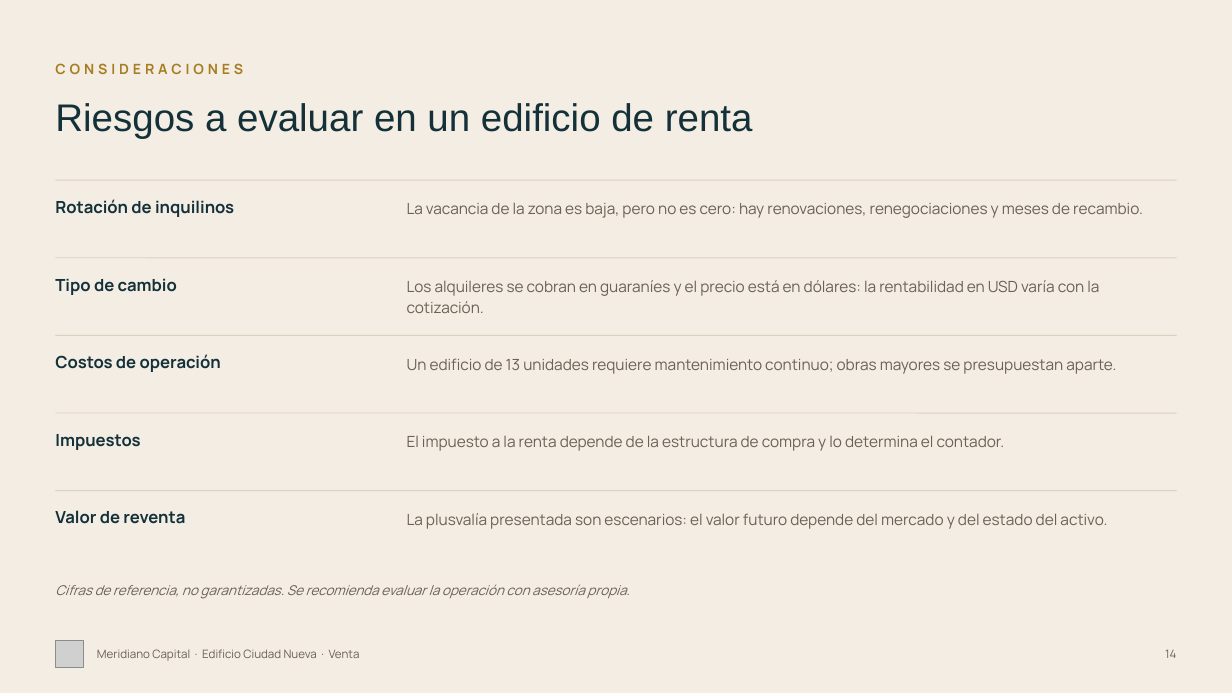
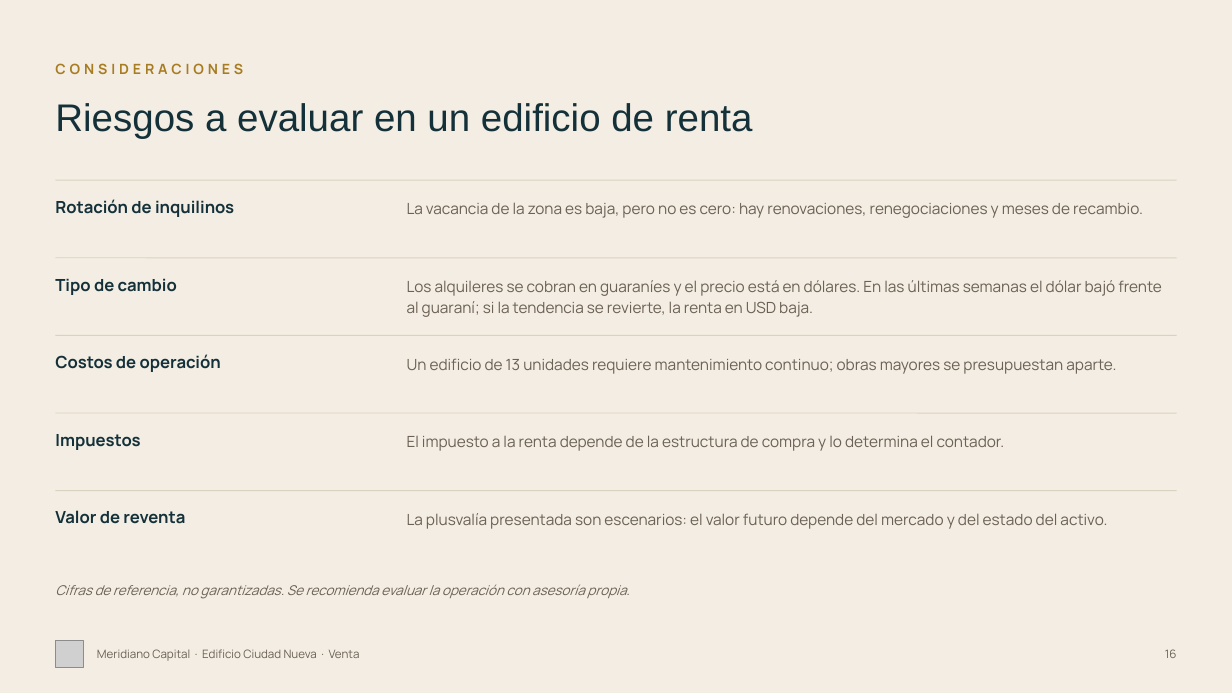
Before and after one commit to juanjosecastillo608/Meridiano-Capital, a slide deck: slide 16 of projects/edificio-ciudad-nueva/entregables/Edificio_Ciudad_Nueva_Meridiano_FINAL.pptx (slide 14 before the commit). Drawn at 1232x693 pixels with LibreOffice and Linux fonts; fonts in the diff are those of the drawing; grey boxes stand for pictures. Boxes give left, top, right and bottom in pixels: in the first picture for what was removed or moved away, otherwise in the second. Text is boxed around its words. In the diff, an @@ line names an element or a change of style, - is before the commit and + after.

```diff
--- a/projects/edificio-ciudad-nueva/entregables/Edificio_Ciudad_Nueva_Meridiano_FINAL.pptx
+++ b/projects/edificio-ciudad-nueva/entregables/Edificio_Ciudad_Nueva_Meridiano_FINAL.pptx
@@ text at bbox=[407, 280, 1162, 317]: text changed @@
-Los alquileres se cobran en guaraníes y el precio está en dólares: la rentabilidad en USD varía con la cotización.
+Los alquileres se cobran en guaraníes y el precio está en dólares. En las últimas semanas el dólar bajó frente al guaraní; si la tendencia se revierte, la renta en USD baja.
@@ text at bbox=[1165, 649, 1177, 658]: text changed @@
-14
+16
```
Also in this commit, not shown: 11 other slides changed, 2 slides added, 32 other files.
